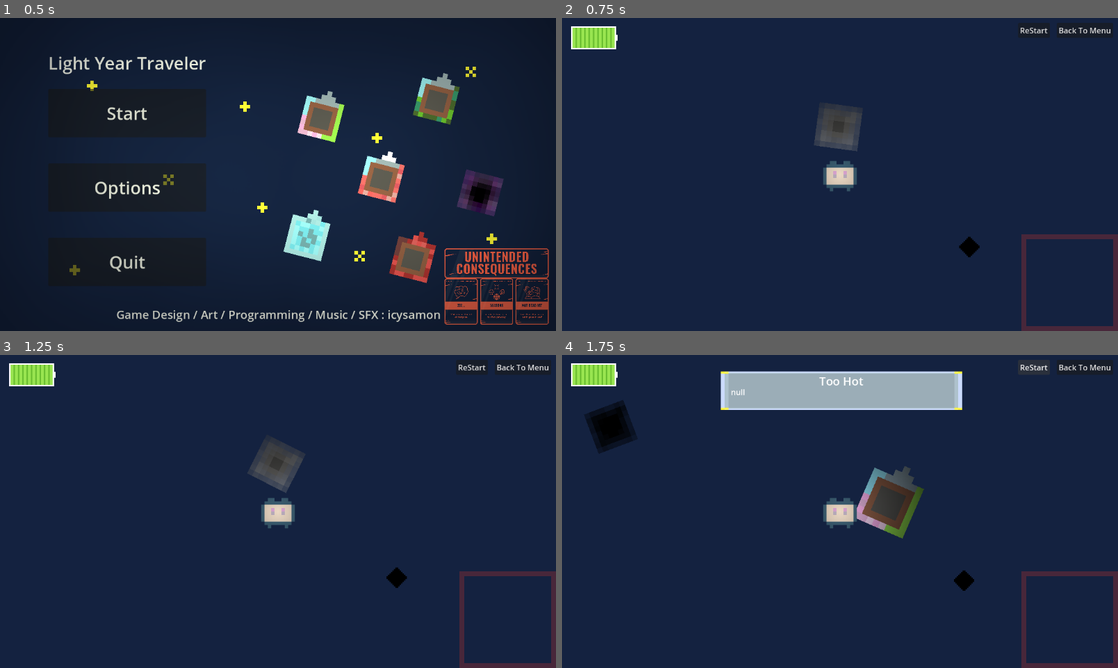
Above: before the commit, frames 1-4 (two rows, left to right).
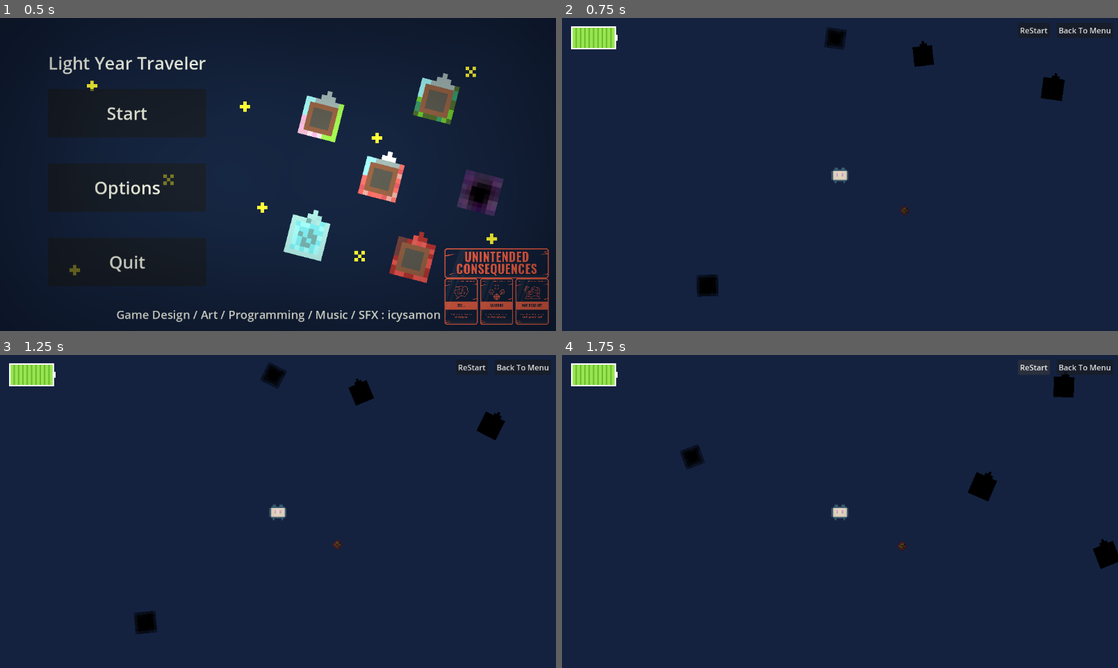
Above: after the commit, the same moments.

Repository: icysamon/LightYearsTraveler
Game: Godot game, scene res://scene/main/menu.tscn
Same seed, same stepped clock (60 frames per second), same inputs: the game is played once before the commit and once after it.
Inputs:
- Up to frame 1 (0.5 s): no input
- Up to frame 2 (0.75 s): click "Start" at 0.5 s
- Up to frame 3 (1.25 s): no input
- Up to frame 4 (1.75 s): click "ReStart" at 1.25 s

Frame 1 is identical in both runs. In frame 2, 3.6% of the frame differs, in the area x 24-100%, y 3-100%; in frame 3, 3.6%; in frame 4, 11%, in the area x 4-100%, y 5-100%.

Commit message:
feat: camera zoom out/in

Diff:
--- a/project.godot
+++ b/project.godot
@@ -40,6 +40,16 @@
 "events": [Object(InputEventMouseButton,"resource_local_to_scene":false,"resource_name":"","device":-1,"window_id":0,"a …(257 unchanged characters)…
 ]
 }
+"zoom out"={
+"deadzone": 0.5,
+"events": [Object(InputEventKey,"resource_local_to_scene":false,"resource_name":"","device":-1,"window_id":0,"alt_pressed":false,"shift_pressed":false,"ctrl_pressed":false,"meta_pressed":false,"pressed":false,"keycode":0,"physical_keycode":4194322,"key_label":0,"unicode":0,"echo":false,"script":null)
+]
+}
+"zoom in"={
+"deadzone": 0.5,
+"events": [Object(InputEventKey,"resource_local_to_scene":false,"resource_name":"","device":-1,"window_id":0,"alt_pressed":false,"shift_pressed":false,"ctrl_pressed":false,"meta_pressed":false,"pressed":false,"keycode":0,"physical_keycode":4194320,"key_label":0,"unicode":0,"echo":false,"script":null)
+]
+}
 
 [layer_names]
 
--- a/scene/child/player.tscn
+++ b/scene/child/player.tscn
@@ -17,6 +17,7 @@
 
 [node name="Camera2D" type="Camera2D" parent="."]
 scale = Vector2(0.142857, 0.142857)
+zoom = Vector2(0.5, 0.5)
 
 [node name="UI" parent="Camera2D" instance=ExtResource("3_8hhjv")]
 light_mask = 8
@@ -37,4 +38,4 @@
 [node name="PointLight2D" type="PointLight2D" parent="."]
 color = Color(0.955813, 0.983223, 1, 1)
 texture = ExtResource("5_860un")
-texture_scale = 0.3
+texture_scale = 0.5
--- a/scene/main/global.tscn
+++ b/scene/main/global.tscn
@@ -1,9 +1,8 @@
-[gd_scene load_steps=9 format=3 uid="uid://btjqepmvg6mm8"]
+[gd_scene load_steps=8 format=3 uid="uid://btjqepmvg6mm8"]
 
 [ext_resource type="Script" path="res://scripts/global.gd" id="1_njcqn"]
 [ext_resource type="PackedScene" uid="uid://cxpv1vg6rsf8v" path="res://scene/child/player.tscn" id="3_w17ff"]
 [ext_resource type="Animation" uid="uid://cwarwfb3po1eh" path="res://resource/animation/click.tres" id="5_vkv1w"]
-[ext_resource type="PackedScene" uid="uid://cvgdxutdss8gv" path="res://scene/child/mini_map.tscn" id="6_7e8us"]
 [ext_resource type="PackedScene" uid="uid://bvy1en3oaaxpo" path="res://scene/child/animation_click.tscn" id="6_ffp2u"]
 [ext_resource type="PackedScene" uid="uid://clrxcagxkppeo" path="res://scene/child/enemy.tscn" id="7_e4qgl"]
 [ext_resource type="Texture2D" uid="uid://d2fva8bch13el" path="res://assets/click/click1.png" id="8_gnuu0"]
@@ -36,7 +35,5 @@
 pivot_offset = Vector2(-20, -20)
 texture = ExtResource("8_gnuu0")
 
-[node name="CanvasLayer" parent="." instance=ExtResource("6_7e8us")]
-
 [node name="Sprite2D" parent="." instance=ExtResource("7_e4qgl")]
 position = Vector2(276, 154)
--- a/scripts/global.gd
+++ b/scripts/global.gd
@@ -7,9 +7,9 @@
 
 const PLANET_QUANTITY = 100
 const DISTANCE_MAX : int = 10000
-const R_INCREMENT : int = 300
+const R_INCREMENT : int = 100
 
-var creation_radius : int = 0
+var creation_radius : int = 500
 var target : Vector2 = Vector2.ZERO
 var flag_move : bool = false
 var can_move : bool = true
@@ -31,7 +31,7 @@
 		planet.speed_rotation = randf_range(-1.0, 1.0)
 
 		# random set planet scale
-		var planet_scale = randf_range(1.0, 1.5)
+		var planet_scale = randf_range(1.0, 1.2)
 		planet.scale.x = planet_scale
 		planet.scale.y = planet_scale
 
--- a/scripts/player.gd
+++ b/scripts/player.gd
@@ -16,3 +16,11 @@
 		$Camera2D/UI.add_child(game_over)
 		$Camera2D/UI.move_child(game_over, 0)
 	return delta
+
+func _input(event):
+	if event.is_action_pressed("zoom in"):
+		if $Camera2D.zoom.x < 1:
+			$Camera2D.zoom += 0.2 * Vector2.ONE
+	if event.is_action_pressed("zoom out"):
+		if $Camera2D.zoom.x > 0.2:
+			$Camera2D.zoom -= 0.2 * Vector2.ONE
